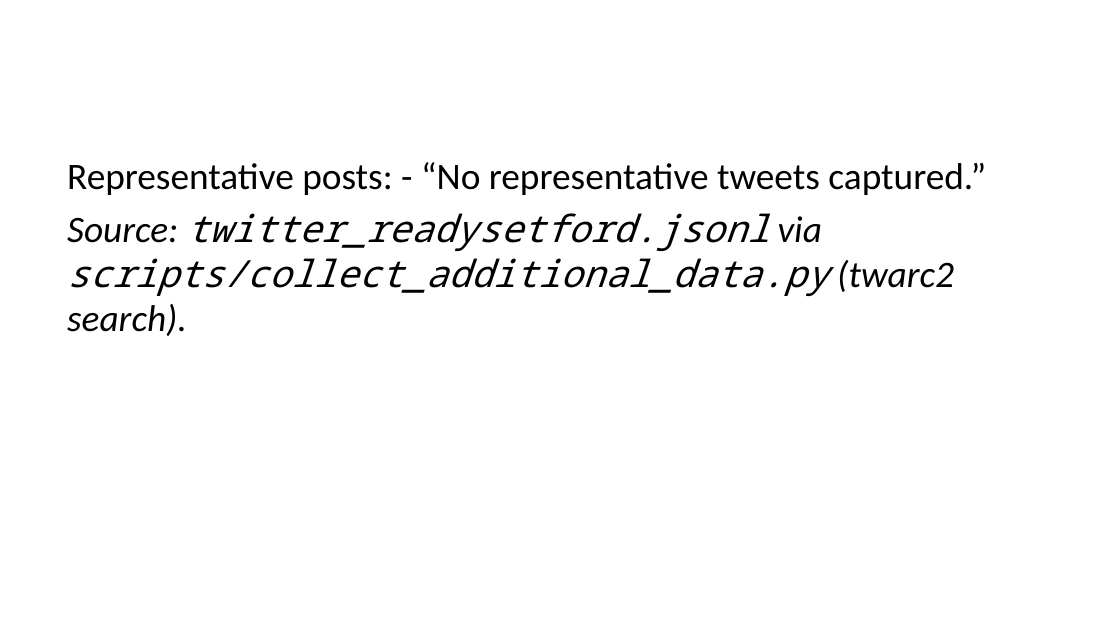
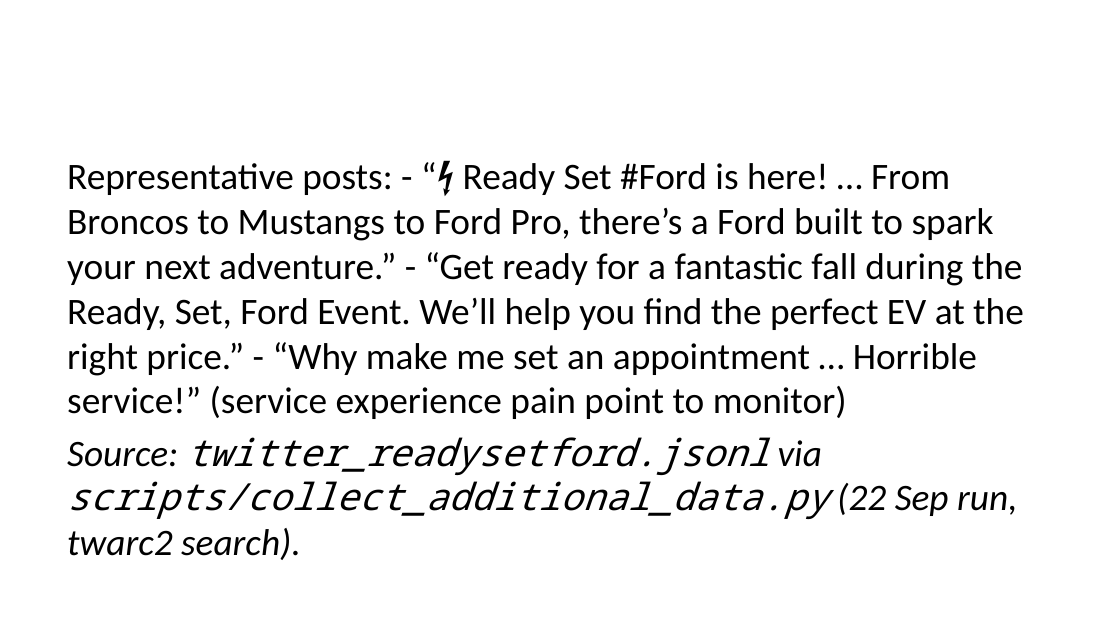
Before and after one commit to kh0pper/DSCI-5330-Assignment-03, a slide deck: slide 9 of deck/Ready_Set_Ford_deck.pptx (slide 7 before the commit). Drawn at 1120x630 pixels with LibreOffice and Linux fonts; fonts in the diff are those of the drawing. Boxes give left, top, right and bottom in pixels: in the first picture for what was removed or moved away, otherwise in the second. Text is boxed around its words. In the diff, an @@ line names an element or a change of style, - is before the commit and + after.

```diff
--- a/deck/Ready_Set_Ford_deck.pptx
+++ b/deck/Ready_Set_Ford_deck.pptx
@@ text at [67, 163, 1024, 560]: text changed; italic off @@
-Representative posts: - “No representative tweets captured.”
-Source: twitter_readysetford.jsonl via scripts/collect_additional_data.py (twarc2 search).
+Representative posts: - “⚡ Ready Set #Ford is here! … From Broncos to Mustangs to Ford Pro, there’s a Ford built to spark your next adventure.” - “Get ready for a fantastic fall during the Ready, Set, Ford Event. We’ll help you find the perfect EV at the right price.” - “Why make me set an appointment … Horrible service!” (service experience pain point to monitor)
+Source: twitter_readysetford.jsonl via scripts/collect_additional_data.py (22 Sep run, twarc2 search).
```
Also in this commit, not shown: 4 other slides changed, 2 slides added, 2 other files.
